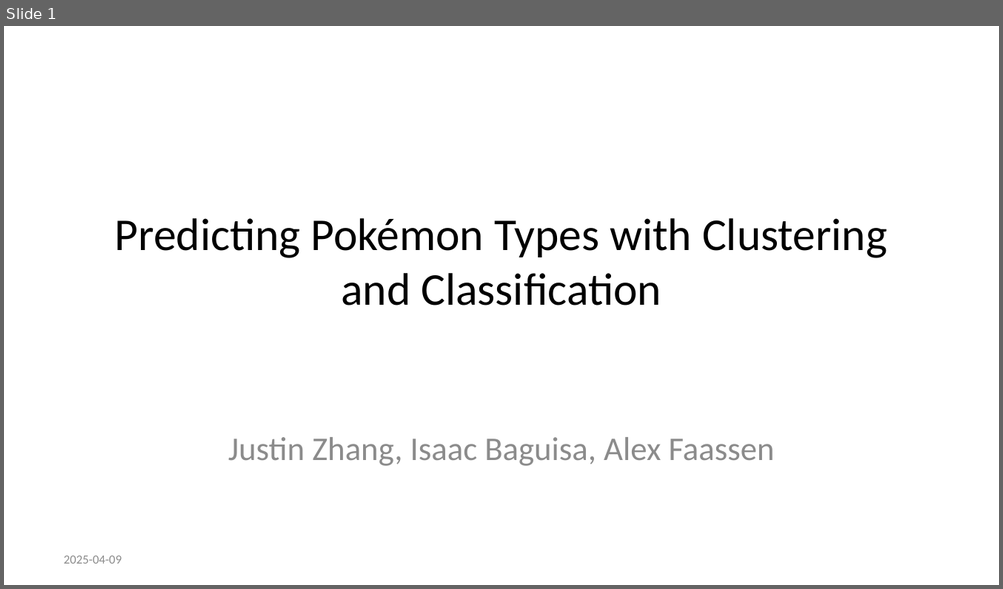
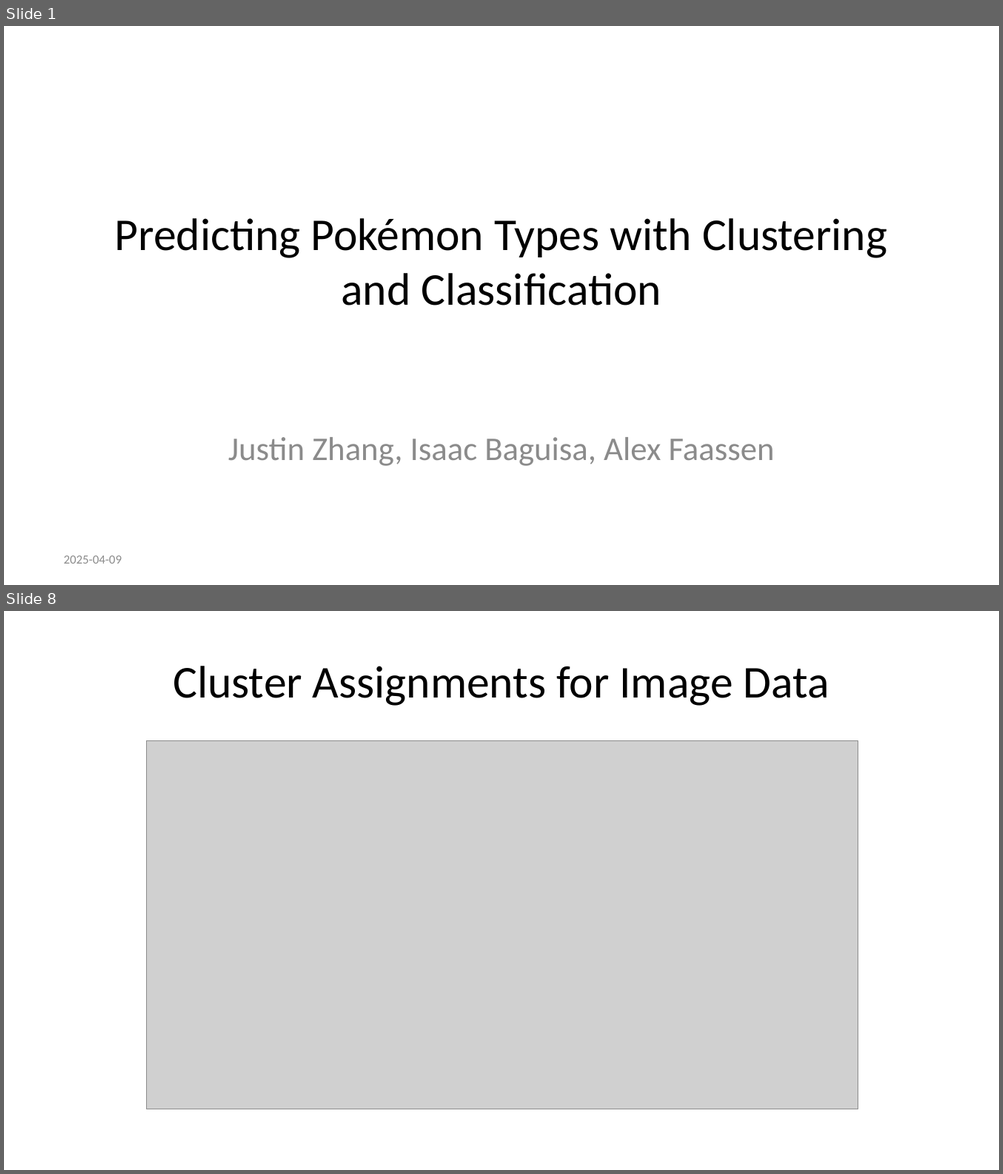
Before and after one commit to alexfaassen/STA2201, a slide deck: Presentation.pptx. Shown one above the other, each under a label of ours: slide 1 before the commit, slides 1 and 8 after it; the slides between them are not shown. The pictures are 1003x589 and 1003x1174 pixels, drawn with LibreOffice and Linux fonts; fonts in the diff are those of the drawing; grey boxes stand for pictures. Boxes give left, top, right and bottom in pixels: in the first picture for what was removed or moved away, otherwise in the second. Text is boxed around its words. In the diff, an @@ line names an element or a change of style, - is before the commit and + after.

Commit message:
Input clustering slides

```diff
--- a/Presentation.pptx
+++ b/Presentation.pptx
@@ slide 8 added at bbox=[4, 611, 999, 1170], background #FFFFFF @@
@@ title added at bbox=[173, 666, 829, 706], 33 pt, text #000000 @@
+Cluster Assignments for Image Data
@@ picture added at bbox=[146, 741, 857, 1111] @@
```
Also in this commit, not shown: 9 other slides added, 4 slides removed, 1 other file.
